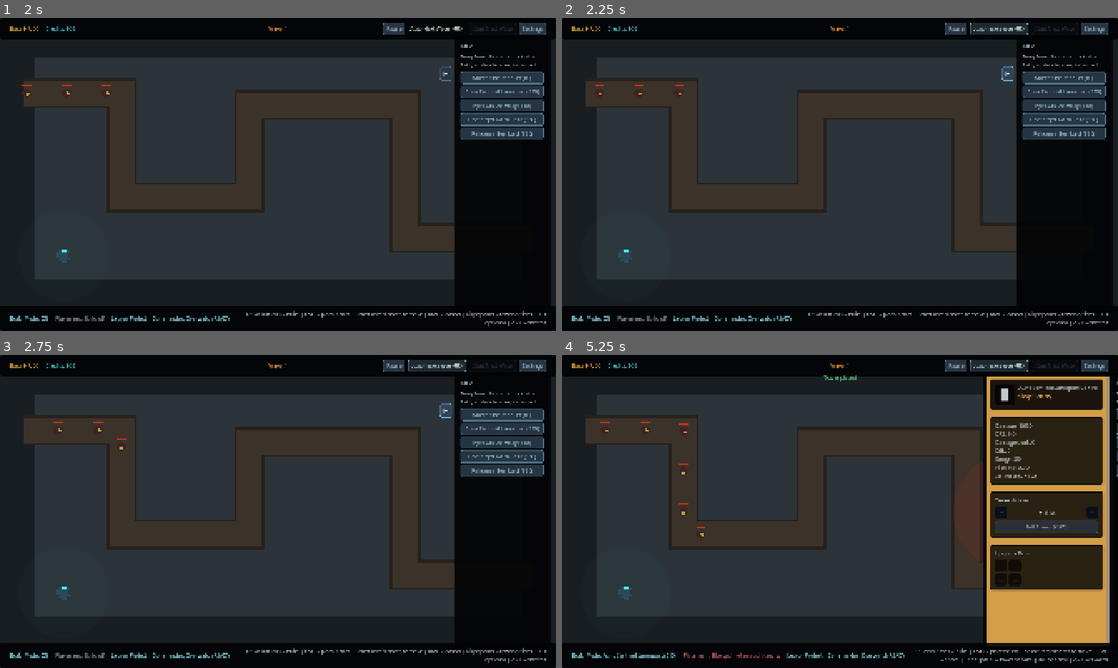
Above: before the commit, frames 1-4 (two rows, left to right).
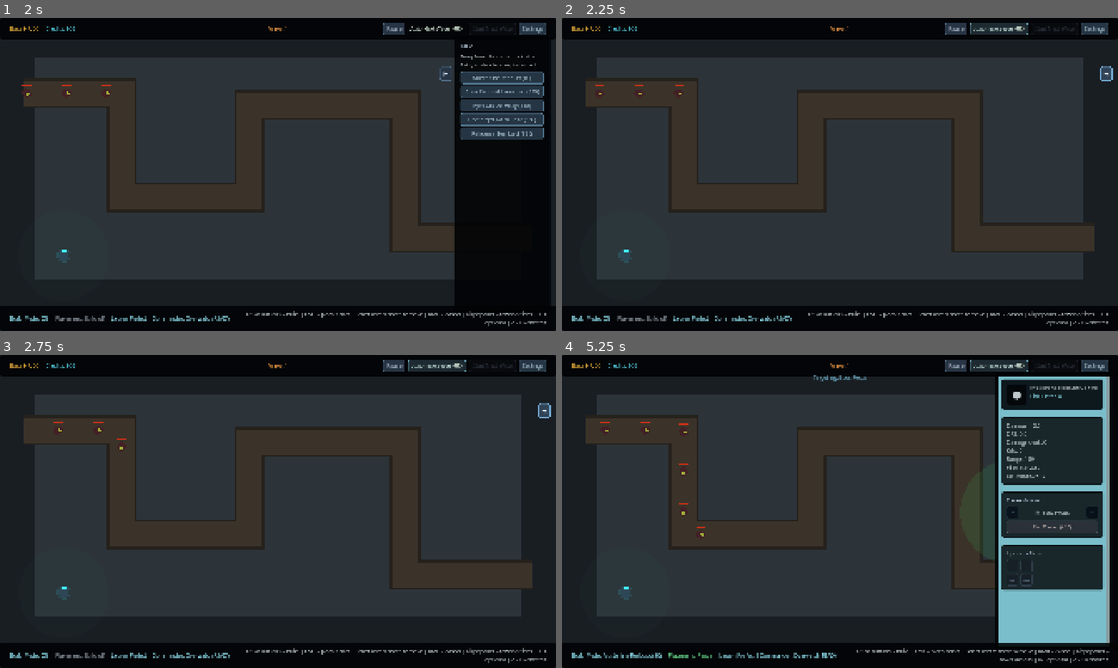
Above: after the commit, the same moments.

Repository: Auda29/TDG
Game: Godot game, scene res://scenes/bootstrap/game_root.tscn
Same seed, same stepped clock (60 frames per second), same inputs: the game is played once before the commit and once after it. This scene is started directly instead of the project's main scene.
Inputs (mouse positions are in pixels of both pictures, inside the frame that each line leads up to):
- Up to frame 1 (2 s): click "Auto Next Wave" at 0.5 s; click "Auto Next Wave" at 1.25 s
- Up to frame 2 (2.25 s): click "▶" at 2 s
- Up to frame 3 (2.75 s): no input
- Up to frame 4 (5.25 s): click "▶" (after the commit: "◀") at 2.75 s; click "Musterline Redoubt (80)" at 3.5 s; click (1062, 430) at 4.25 s, where only the run before the commit has a clickable "Auric Sentinel Lancepost (210)"; click (1012, 511) at 5 s, where only the run after the commit has a clickable "◄"

Frame 1 is identical in both runs. In frame 2, 13% of the frame differs, in the area x 79-100%, y 6-92%; in frame 3, 13%; in frame 4, 17%, in the area x 7-100%, y 6-99%.

Commit message:
Refactor tower selection handling in MVP HUD for improved state management
Introduced a new variable to track tower selection state, enhancing the logic for updating the selected panel and build drawer visibility. This change ensures a more intuitive user experience when selecting and deselecting towers, improving overall HUD functionality.

Diff:
--- a/game/scripts/ui/mvp_hud.gd
+++ b/game/scripts/ui/mvp_hud.gd
@@ -169,6 +169,7 @@
 var _settings_open: bool = false
 var _build_drawer_open: bool = true
 var _build_drawer_tween: Tween = null
+var _had_selected_tower: bool = false
 
 const BUILD_DRAWER_OPEN_LEFT := -352.0
 const BUILD_DRAWER_OPEN_RIGHT := -20.0
@@ -533,10 +534,12 @@
 	game_over_continue_button.modulate = Color(0.22, 0.38, 0.28, 1.0)
 
 func _update_selected_panel() -> void:
-	if _selected_tower == null or not is_instance_valid(_selected_tower):
+	var has_selected_tower := _selected_tower != null and is_instance_valid(_selected_tower)
+	if not has_selected_tower:
 		selected_panel.visible = false
 		build_drawer_toggle_button.visible = true
-		_set_build_drawer_visible(_drawer_state_before_selection)
+		if _had_selected_tower:
+			_set_build_drawer_visible(_drawer_state_before_selection)
 		selected_title_label.text = RunState.t("selected_tower")
 		selected_subtitle_label.text = RunState.t("defense_unit")
 		silhouette_label.text = "⬢"
@@ -550,11 +553,14 @@
 		_set_arrow_button_visual(target_prev_button, "disabled")
 		_set_arrow_button_visual(target_next_button, "disabled")
 		sell_button.disabled = true
+		_had_selected_tower = false
 		return
 	selected_panel.visible = true
-	_drawer_state_before_selection = _build_drawer_open
-	_set_build_drawer_visible(false)
+	if not _had_selected_tower:
+		_drawer_state_before_selection = _build_drawer_open
+		_set_build_drawer_visible(false)
 	build_drawer_toggle_button.visible = false
+	_had_selected_tower = true
 	var tower_name: String = _selected_tower.get_ui_display_name() if _selected_tower.has_method("get_ui_display_name") else String(_selected_tower.name)
 	var refund: int = _selected_tower.get_sell_refund() if _selected_tower.has_method("get_sell_refund") else 0
 	var average_dps: float = _selected_tower.get_average_dps() if _selected_tower.has_method("get_average_dps") else 0.0
